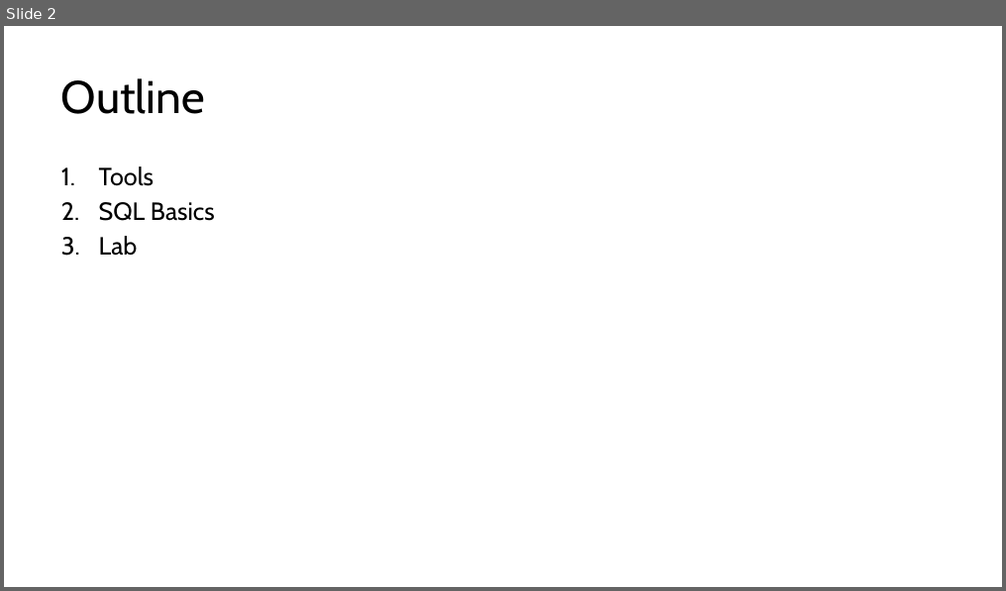
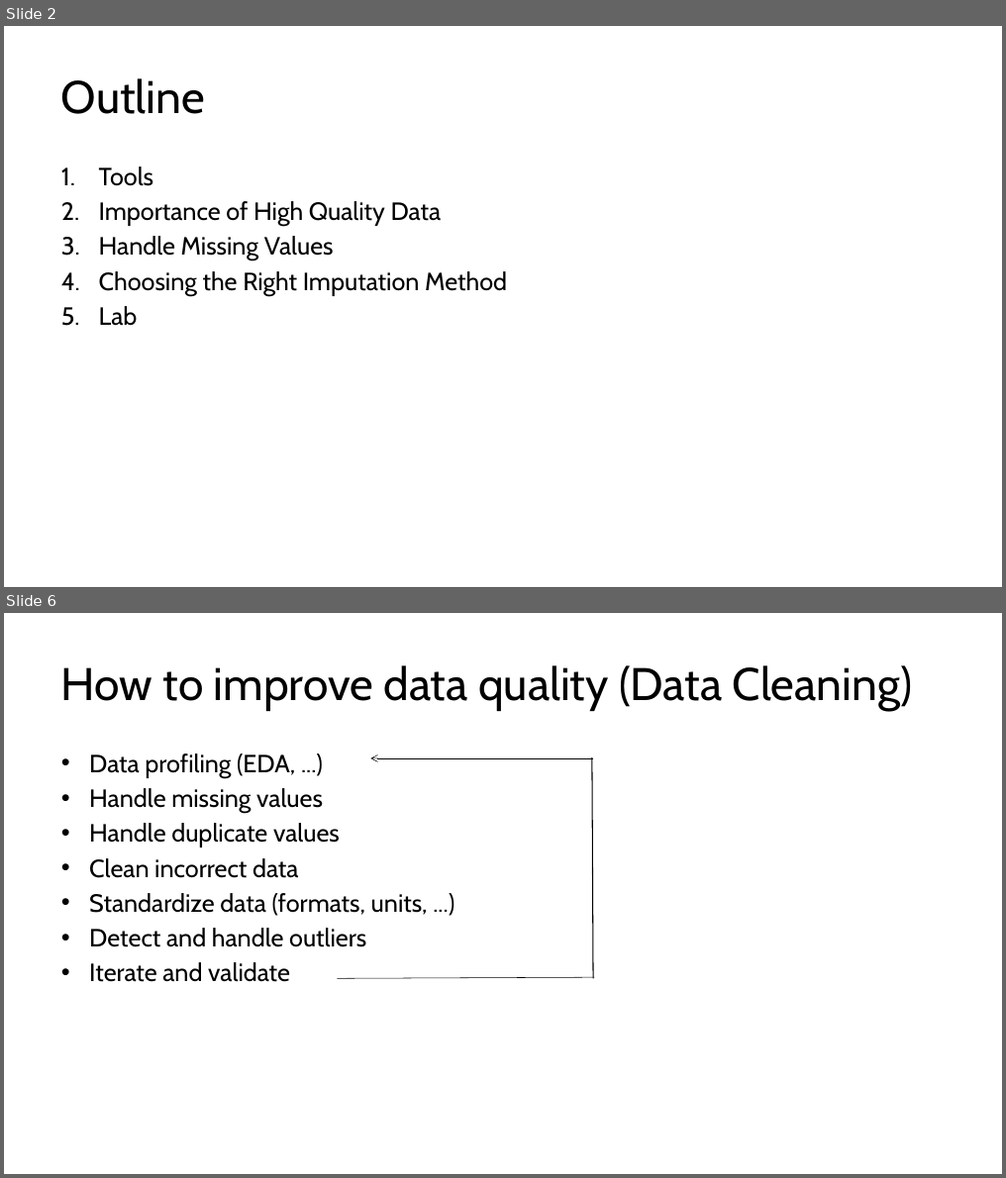
Before and after one commit to kershrita/Data-Science-Roadmap, a slide deck: slides/Session 04 - Planets with pandas & matplotlib.pptx. Shown one above the other, each under a label of ours: slide 2 before the commit, slides 2 and 6 after it; the slides between them are not shown. The pictures are 1006x591 and 1006x1178 pixels, drawn with LibreOffice and Linux fonts; fonts in the diff are those of the drawing. Boxes give left, top, right and bottom in pixels: in the first picture for what was removed or moved away, otherwise in the second. Text is boxed around its words. In the diff, an @@ line names an element or a change of style, - is before the commit and + after.

```diff
--- a/slides/Session 04 - Planets with pandas & matplotlib.pptx
+++ b/slides/Session 04 - Planets with pandas & matplotlib.pptx
@@ slide 6 added at box(4, 613, 1002, 1174), background #FFFFFF @@
@@ title added at box(61, 665, 913, 711), 44 pt, text #000000 @@
+How to improve data quality (Data Cleaning)
@@ text added at box(89, 754, 428, 982), 24 pt, text #000000 @@
+• Data profiling (EDA, ...)
+• Handle missing values
+• Handle duplicate values
+• Clean incorrect data
+• Standardize data (formats, units, ...)
+• Detect and handle outliers
+• Iterate and validate
@@ arrow added from (593, 759) to (371, 759), #000000 0.5 pt @@
@@ line added from (593, 979) to (592, 758), #000000 1 pt @@
@@ line added from (338, 979) to (595, 977), #000000 0.5 pt @@
@@ slide 2 changed as well @@
@@ text at box(99, 201, 507, 296): text changed @@
-2. SQL Basics
+2. Importance of High Quality Data
+3. Handle Missing Values
+4. Choosing the Right Imputation Method
```
Also in this commit, not shown: 3 other slides changed, 13 other slides added, 13 slides removed.
